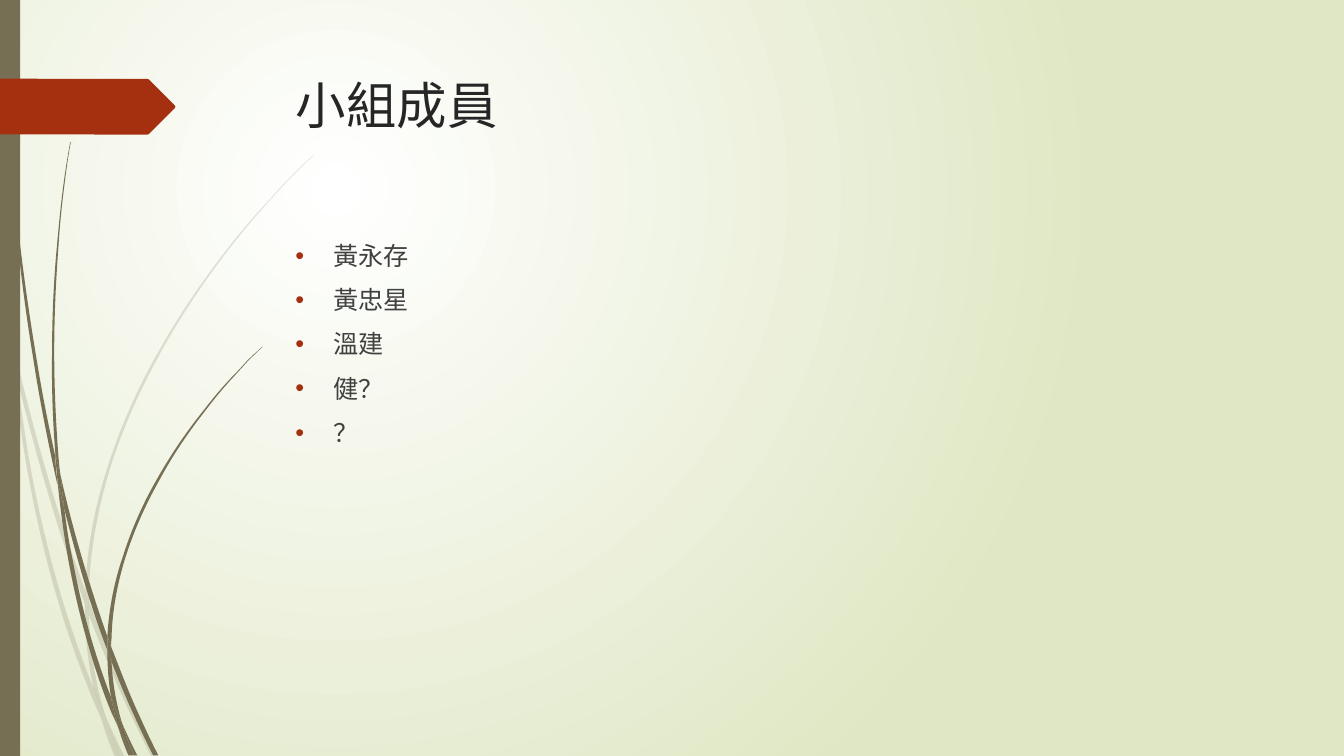
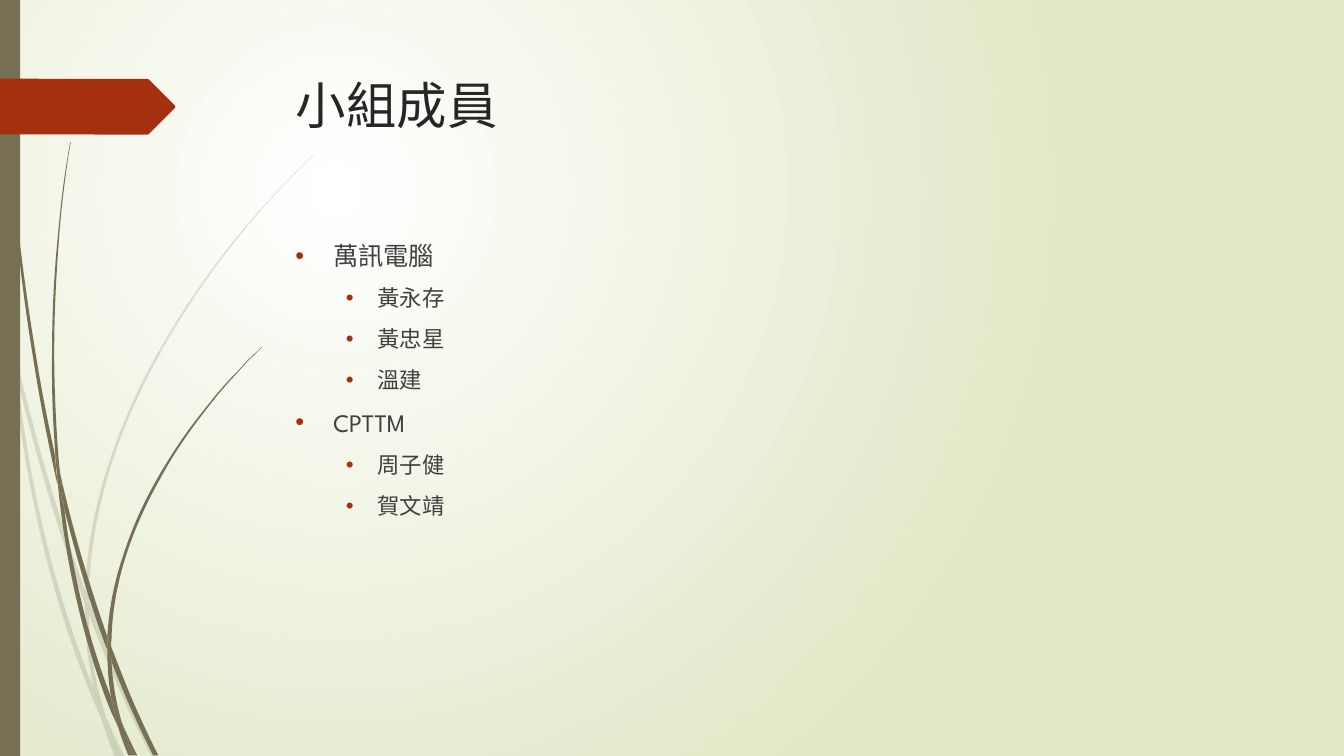
Before and after one commit to yongcunh/petCredit, a slide deck: slide 2 of docs/寵物售賣和轉賣分布式.pptx (slide 11 before the commit). Drawn at 1344x756 pixels with LibreOffice and Linux fonts; fonts in the diff are those of the drawing. Boxes give left, top, right and bottom in pixels: in the first picture for what was removed or moved away, otherwise in the second. Text is boxed around its words. In the diff, an @@ line names an element or a change of style, - is before the commit and + after.

Commit message:
增加組員名稱

```diff
--- a/docs/寵物售賣和轉賣分布式.pptx
+++ b/docs/寵物售賣和轉賣分布式.pptx
@@ text at (333, 244, 434, 267): paragraph added @@
+• 萬訊電腦
@@ text at (377, 287, 444, 390): size 18 to 16 pt in "黃永存", "黃忠星", "溫建"; list level 1 to 2 in "黃永存"; list level 1 to 2 in "黃忠星"; list level 1 to 2 in "溫建" @@
@@ text at (333, 415, 444, 516): text changed; size 18 to 16 pt @@
-• 健？
-• ？
+• CPTTM
+  • 周子健
+  • 賀文靖
```
